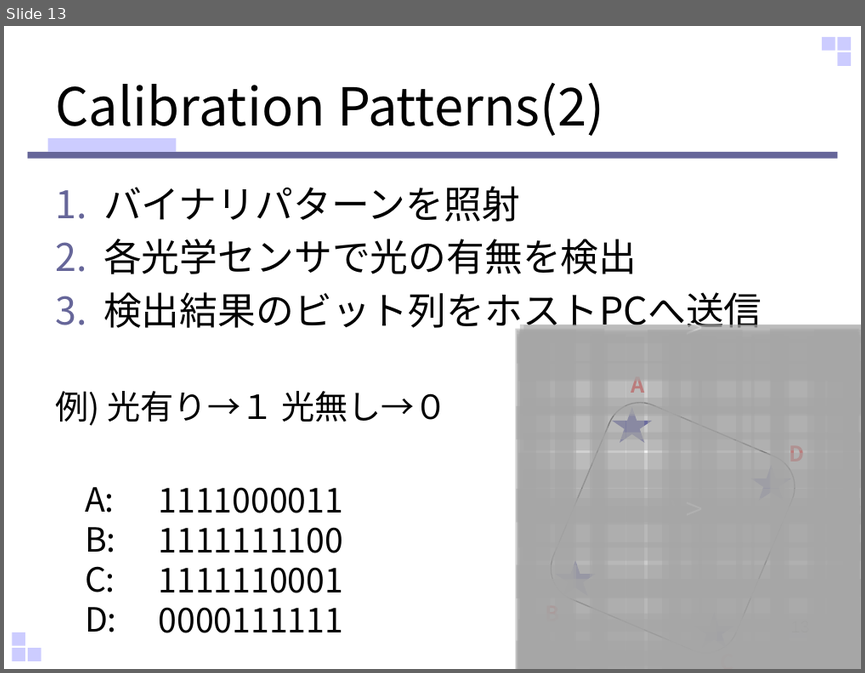
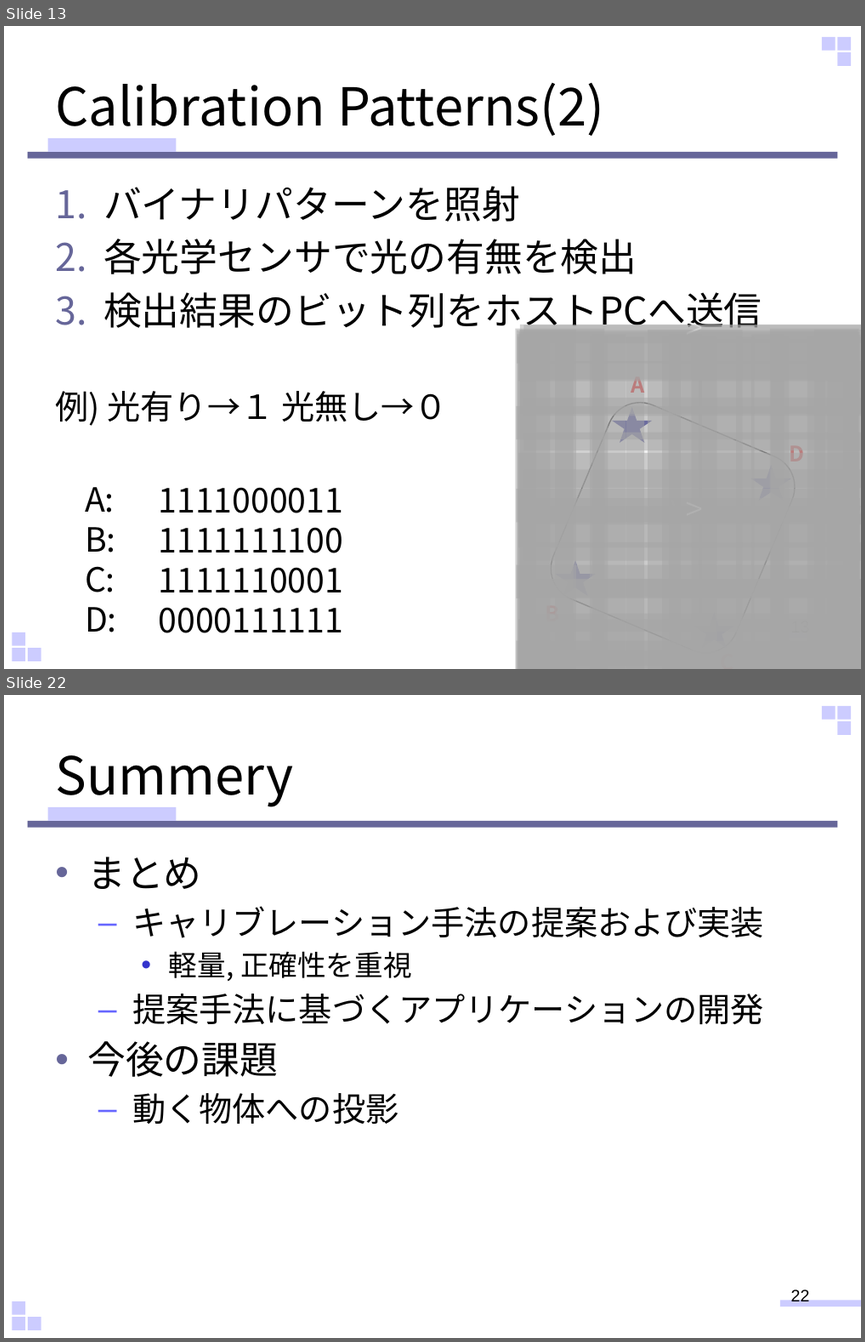
Before and after one commit to sho-hama/Human_Interface, a slide deck: HI_hamana.pptx. Shown one above the other, each under a label of ours: slide 13 before the commit, slides 13 and 22 after it; the slides between them are not shown. The pictures are 865x673 and 865x1342 pixels, drawn with LibreOffice and Linux fonts; fonts in the diff are those of the drawing. Boxes give left, top, right and bottom in pixels: in the first picture for what was removed or moved away, otherwise in the second. Text is boxed around its words. In the diff, an @@ line names an element or a change of style, - is before the commit and + after.

Commit message:
あと残すところ今後の課題とまとめ(95％完了)

```diff
--- a/HI_hamana.pptx
+++ b/HI_hamana.pptx
@@ slide 22 added at (x1=4, y1=695, x2=861, y2=1338), background #FFFFFF; not listed: 9 template elements that a slide beside it also shows @@
@@ title added at (x1=55, y1=755, x2=293, y2=808), 44 pt, text #000000 @@
+Summery
@@ text added at (x1=87, y1=857, x2=764, y2=1123), 28 pt, text #000000 @@
+• まとめ
+  – キャリブレーション手法の提案および実装
+    • 軽量, 正確性を重視
+  – 提案手法に基づくアプリケーションの開発
+• 今後の課題
+  – 動く物体への投影
@@ page number added at (x1=791, y1=1289, x2=810, y2=1301), 14 pt, text #000000 @@
+22
```
Also in this commit, not shown: 3 slides changed, 7 other slides added.
